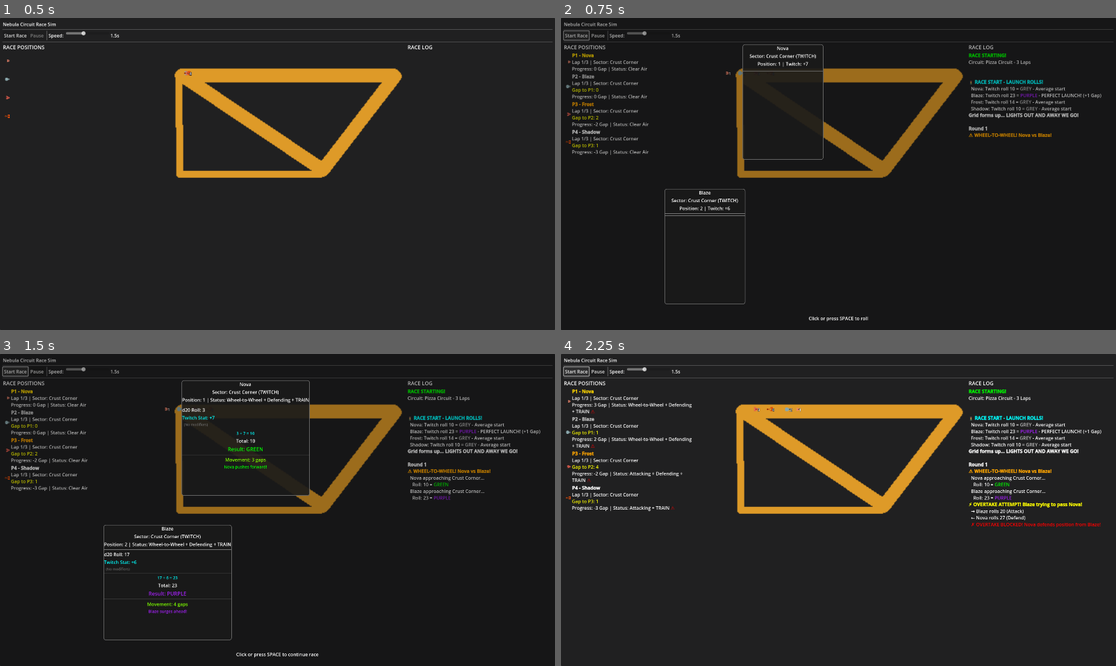
Above: before the commit, frames 1-4 (two rows, left to right).
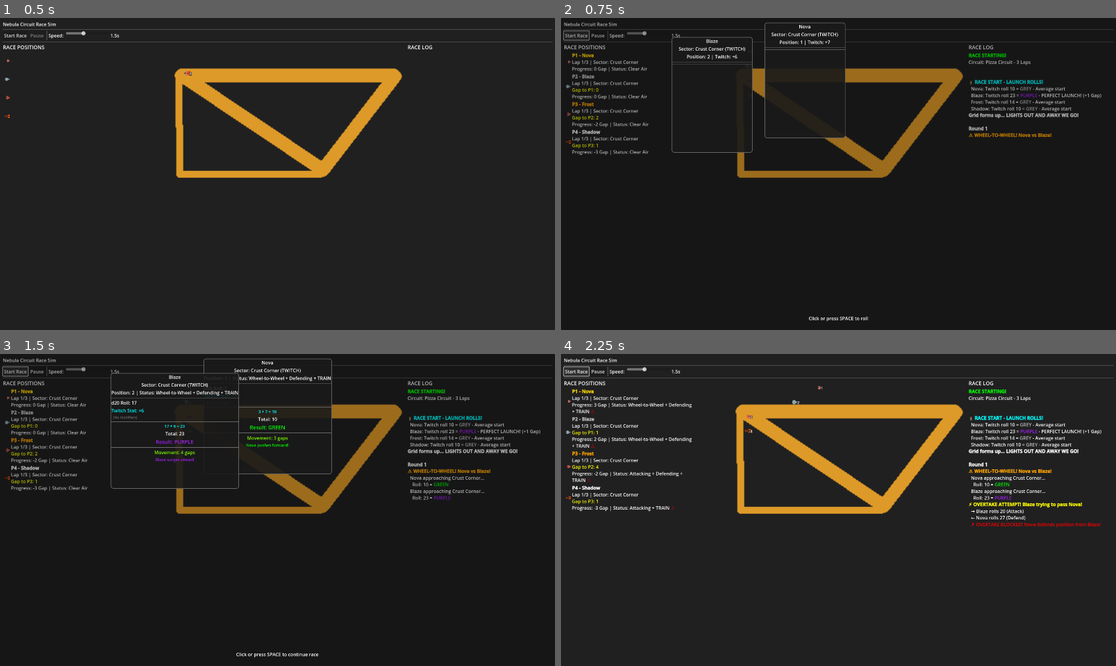
Above: after the commit, the same moments.

Repository: computersaucegames/nc
Game: Godot game, scene res://scenes/tests/RaceTestScene.tscn
The game is run twice, just before and just after one commit, with the same random seed, the same clock (stepped at 60 frames per second) and the same inputs. The project has no main scene, so this scene is started directly.
Inputs:
- Up to frame 1 (0.5 s): no input
- Up to frame 2 (0.75 s): click "Start Race" at 0.5 s
- Up to frame 3 (1.5 s): click "Start Race" at 1.25 s
- Up to frame 4 (2.25 s): click "Start Race" at 2 s

Frame 1 is identical in both runs. In frame 2, 2.3% of the frame differs, in the area x 18-52%, y 1-92%; in frame 3, 4.0%, in the area x 18-60%, y 1-92%; in frame 4, less than 0.1%.

Commit message:
Make wheel-to-wheel offset perpendicular to track
- Changed overlap offset from horizontal-only to perpendicular to track direction
- Uses PathFollow2D rotation to calculate the track's tangent angle
- Applies offset 90° perpendicular to the tangent for true side-by-side appearance
- Pilots now appear side-by-side relative to track, regardless of track curvature
- Updated from icon.position.x to icon.position Vector2 for proper 2D offset
- Updated comments to reflect perpendicular offset distances

Diff:
--- a/scripts/ui/CircuitDisplay.gd
+++ b/scripts/ui/CircuitDisplay.gd
@@ -254,22 +254,31 @@
 	for pilot_id in pilot_markers.keys():
 		var icon = pilot_markers[pilot_id].get_child(0)
 		if icon:
-			icon.position.x = 0
+			icon.position = Vector2.ZERO
 
 	# Apply offsets to overlapping groups
 	for group in groups:
 		var num_pilots = group.size()
 		for group_idx in range(num_pilots):
-			var offset = _calculate_lateral_offset(group_idx, num_pilots)
-			var icon = group[group_idx].marker.get_child(0)
+			var offset_distance = _calculate_lateral_offset(group_idx, num_pilots)
+			var path_follow: PathFollow2D = group[group_idx].marker
+			var icon = path_follow.get_child(0)
 			if icon:
-				icon.position.x = offset
-
-## Calculate lateral offset for pilot in overlapping group
+				# Calculate perpendicular direction to the track
+				# PathFollow2D.rotation gives us the tangent angle
+				# Add 90 degrees (PI/2) to get the perpendicular
+				var perpendicular_angle = path_follow.rotation + PI / 2
+				var perpendicular_dir = Vector2(cos(perpendicular_angle), sin(perpendicular_angle))
+
+				# Apply offset along the perpendicular direction
+				icon.position = perpendicular_dir * offset_distance
+
+## Calculate lateral offset distance for pilot in overlapping group
+## Returns a signed distance value applied perpendicular to the track
 func _calculate_lateral_offset(index: int, total: int) -> float:
 	# Center the group around 0
-	# For 2 pilots: -10, +10
-	# For 3 pilots: -20, 0, +20
-	# For 4 pilots: -30, -10, +10, +30
+	# For 2 pilots: -25, +25 (pixels perpendicular to track)
+	# For 3 pilots: -50, 0, +50
+	# For 4 pilots: -75, -25, +25, +75
 	var half_width = (total - 1) * LATERAL_OFFSET_DISTANCE / 2.0
 	return (index * LATERAL_OFFSET_DISTANCE) - half_width
